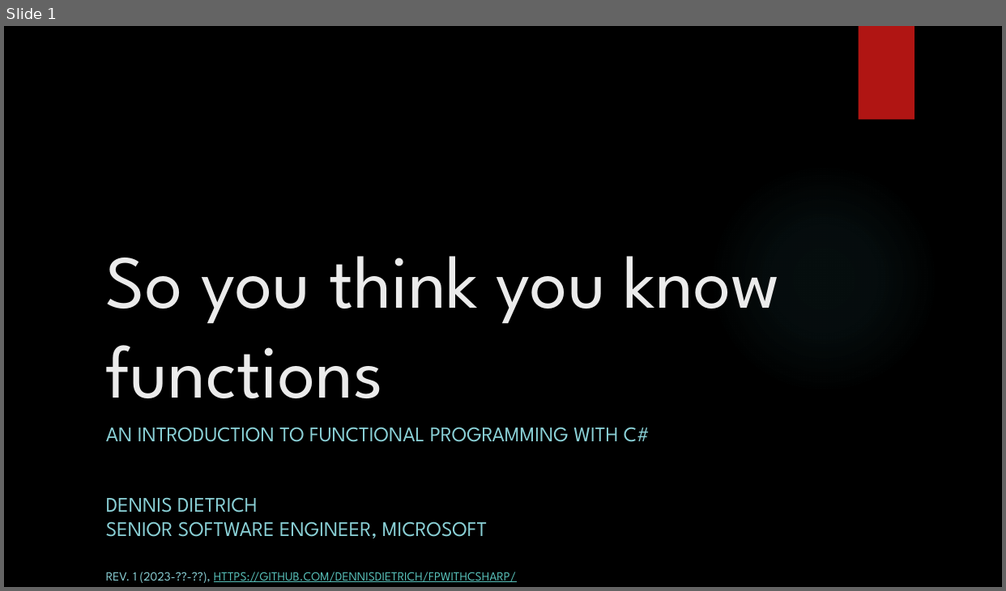
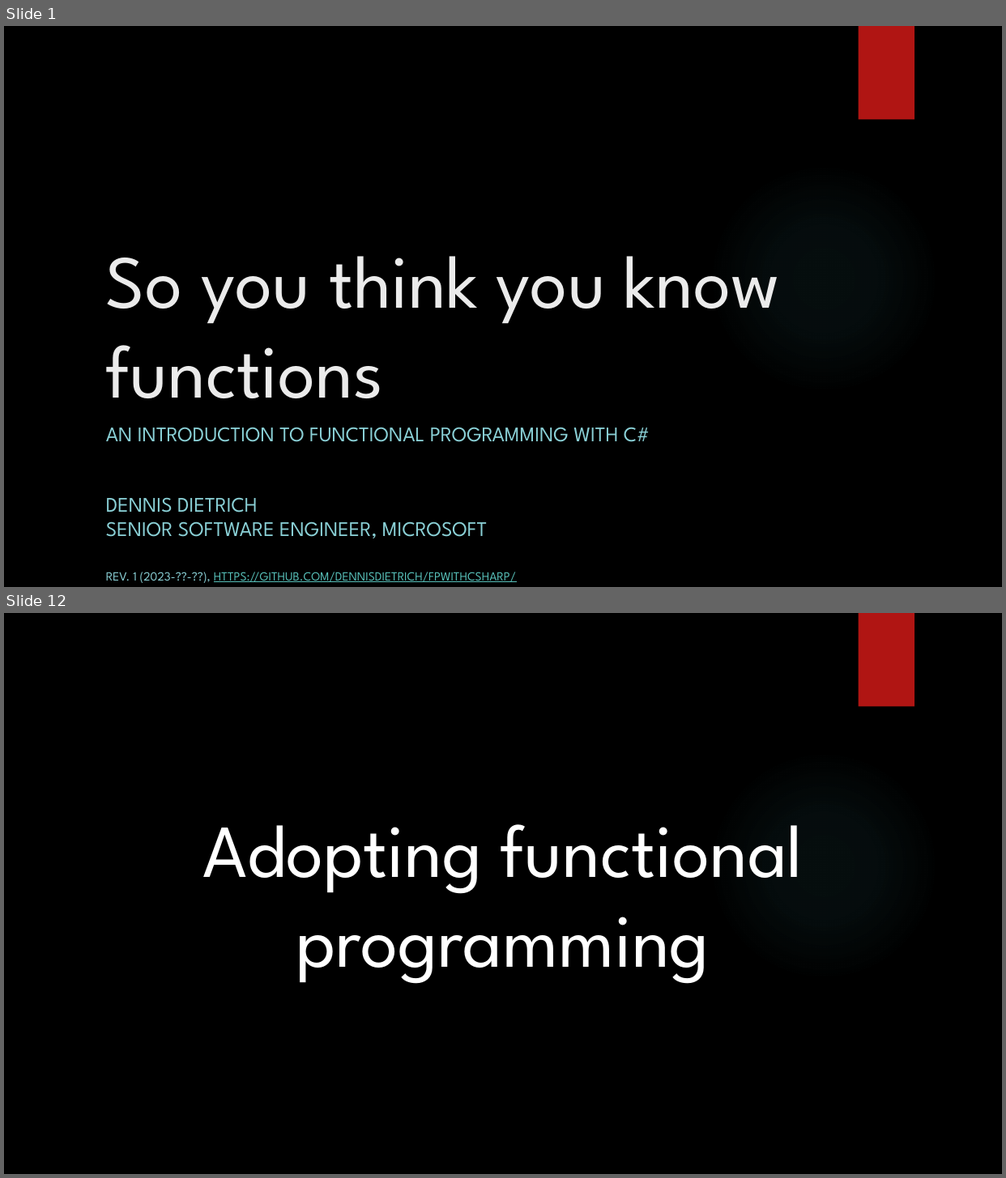
Before and after one commit to dennisdietrich/FpWithCSharp, a slide deck: doc/Introduction to FP with C#.pptx. Shown one above the other, each under a label of ours: slide 1 before the commit, slides 1 and 12 after it; the slides between them are not shown. The pictures are 1006x591 and 1006x1178 pixels, drawn with LibreOffice and Linux fonts; fonts in the diff are those of the drawing; background and template pictures are left out. Boxes give left, top, right and bottom in pixels: in the first picture for what was removed or moved away, otherwise in the second. Text is boxed around its words. In the diff, an @@ line names an element or a change of style, - is before the commit and + after.

```diff
--- a/doc/Introduction to FP with C#.pptx
+++ b/doc/Introduction to FP with C#.pptx
@@ slide 12 added at (4, 613, 1002, 1174), background picture (left out); not listed: 2 template elements that a slide beside it also shows @@
@@ title added at (202, 824, 803, 984), 72 pt, text #FFFFFF @@
+Adopting functional programming
```
Also in this commit, not shown: 18 other slides added.
